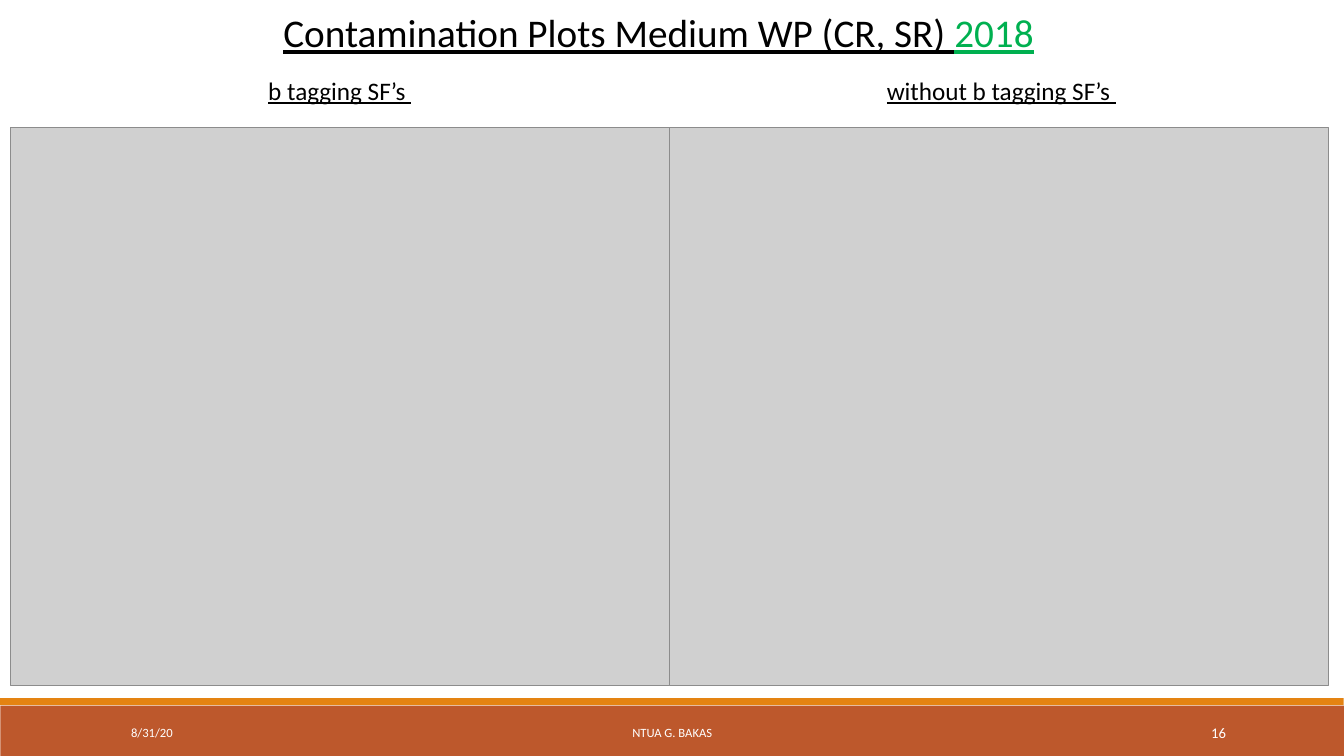
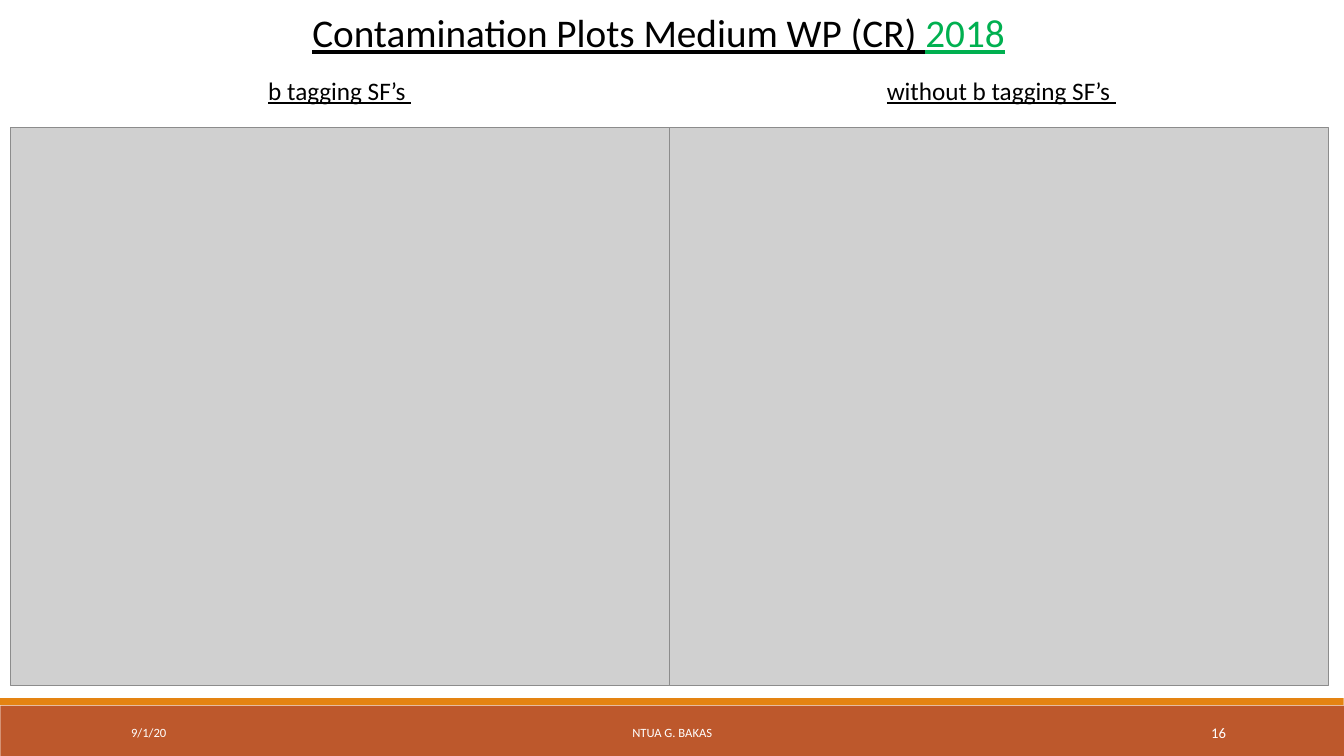
Before and after one commit to georgebakas/HEP-NTUA, a slide deck: slide 16 of Documents for Progress/AnalysisStatus_31August2020.pptx. Drawn at 1344x756 pixels with LibreOffice and Linux fonts; fonts in the diff are those of the drawing; grey boxes stand for pictures; background and template pictures are left out. Boxes give left, top, right and bottom in pixels: in the first picture for what was removed or moved away, otherwise in the second. Text is boxed around its words. In the diff, an @@ line names an element or a change of style, - is before the commit and + after.

Commit message:
run files for the b tagging SF plots

```diff
--- a/Documents for Progress/AnalysisStatus_31August2020.pptx
+++ b/Documents for Progress/AnalysisStatus_31August2020.pptx
@@ text at <box>312,18,1004,54</box>: text changed @@
-Contamination Plots Medium WP (CR, SR) 2018
+Contamination Plots Medium WP (CR) 2018
@@ text at <box>131,728,166,738</box>: text changed @@
-8/31/20
+9/1/20
```
Also in this commit, not shown: 35 other slides changed, 1 slide added, 14 other files.
